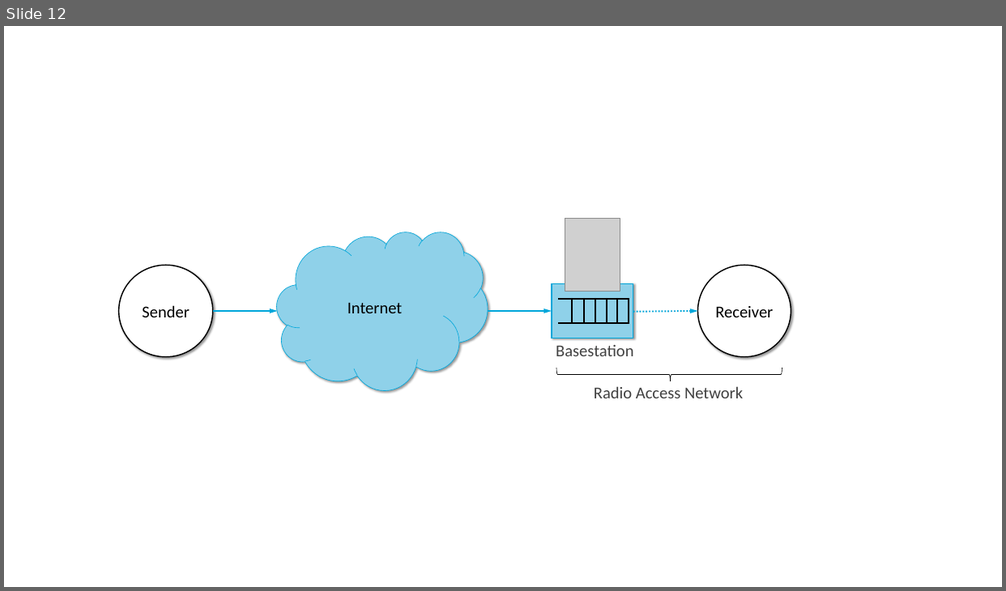
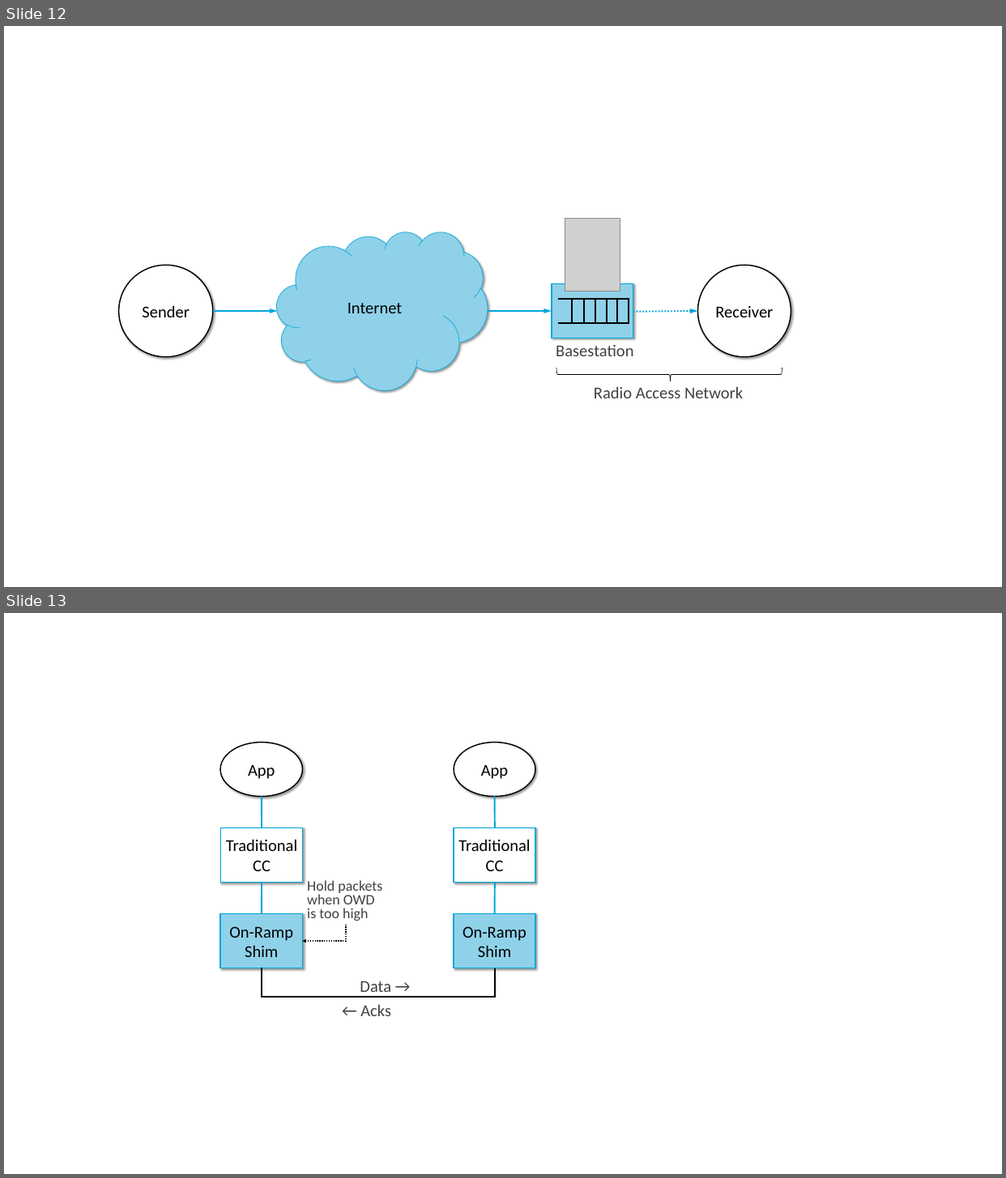
Before and after one commit to SystemsApproach/tcpcc, a slide deck: figures/Figure-sources.pptx. Shown one above the other, each under a label of ours: slide 12 before the commit, slides 12 and 13 after it. The pictures are 1006x591 and 1006x1178 pixels, drawn with LibreOffice and Linux fonts; fonts in the diff are those of the drawing; grey boxes stand for pictures. Boxes give left, top, right and bottom in pixels: in the first picture for what was removed or moved away, otherwise in the second. Text is boxed around its words. In the diff, an @@ line names an element or a change of style, - is before the commit and + after.

Commit message:
draft On-Ramp description

```diff
--- a/figures/Figure-sources.pptx
+++ b/figures/Figure-sources.pptx
@@ slide 13 added at (4,613,1002,1174), background #FFFFFF @@
@@ ellipse added at (220,743,302,797), fill #FFFFFF, outline #000000 2.25 pt, 32 pt, text #000000 @@
+App
@@ ellipse added at (454,743,535,797), fill #FFFFFF, outline #000000 2.25 pt, 32 pt, text #000000 @@
+App
@@ line added from (262, 796) to (262, 828), #00A6DA 3 pt @@
@@ line added from (495, 796) to (495, 828), #00A6DA 3 pt @@
@@ rectangle added at (220,828,302,883), fill #FFFFFF, outline #00A6DA 2.25 pt, 32 pt, text #000000 @@
+Traditional
+CC
@@ rectangle added at (454,828,535,883), fill #FFFFFF, outline #00A6DA 2.25 pt, 32 pt, text #000000 @@
+Traditional
+CC
@@ line added from (262, 883) to (262, 914), #00A6DA 3 pt @@
@@ text added at (307,880,382,921), 28 pt, text #414141 @@
+Hold packets
+when OWD
+is too high
@@ line added from (495, 883) to (495, 914), #00A6DA 3 pt @@
@@ rectangle added at (220,914,302,969), fill #8FD1E9, outline #00A6DA 2.25 pt, 32 pt, text #000000 @@
+On-Ramp
+Shim
@@ elbow arrow added from (346, 924) to (303, 941), #000000 2.25 pt dashed @@
@@ rectangle added at (454,914,535,969), fill #8FD1E9, outline #00A6DA 2.25 pt, 32 pt, text #000000 @@
+On-Ramp
+Shim
@@ elbow line added from (262, 968) to (495, 969), #000000 3 pt @@
@@ text added at (360,982,391,997), 32 pt, text #414141 @@
+Data →
@@ text added at (360,1004,391,1016), 32 pt, text #414141 @@
+← Acks
```
Also in this commit, not shown: 3 other files.
